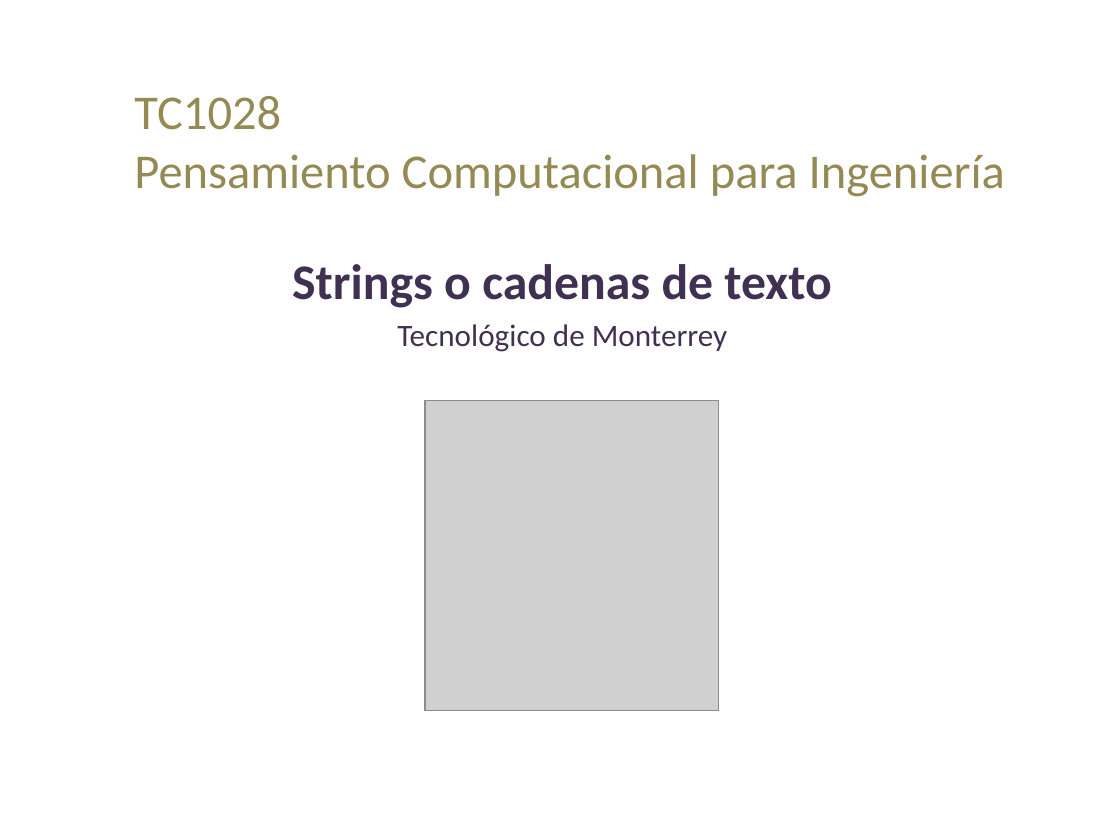
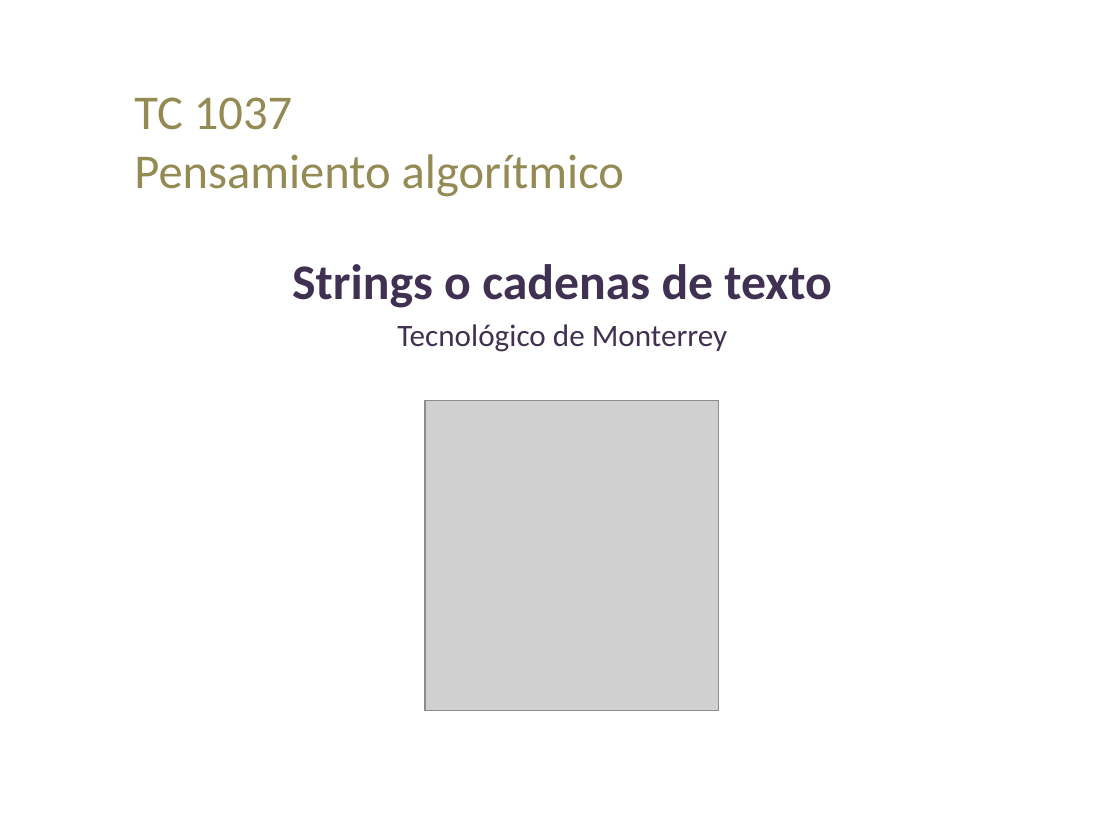
Before and after one commit to lizetheP/PensamientoC, a slide deck: slide 1 of CalendarioAgo2026/presentaciones/11_Strings.pptx. Drawn at 1120x840 pixels with LibreOffice and Linux fonts; fonts in the diff are those of the drawing; grey boxes stand for pictures. Boxes give left, top, right and bottom in pixels: in the first picture for what was removed or moved away, otherwise in the second. Text is boxed around its words. In the diff, an @@ line names an element or a change of style, - is before the commit and + after.

```diff
--- a/CalendarioAgo2026/presentaciones/11_Strings.pptx
+++ b/CalendarioAgo2026/presentaciones/11_Strings.pptx
@@ text at [134, 97, 624, 197]: text changed @@
-TC1028
-Pensamiento Computacional para Ingeniería
+TC 1037
+Pensamiento algorítmico
```
Also in this commit, not shown: 1 slide removed, 15 other files.
